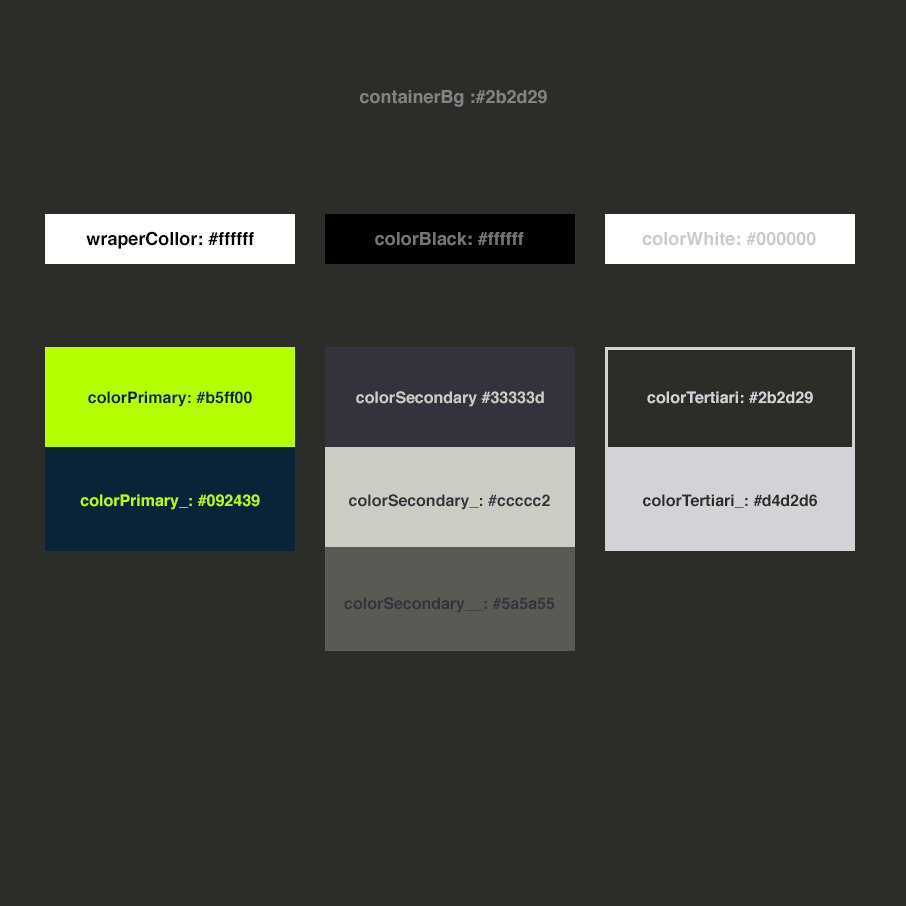
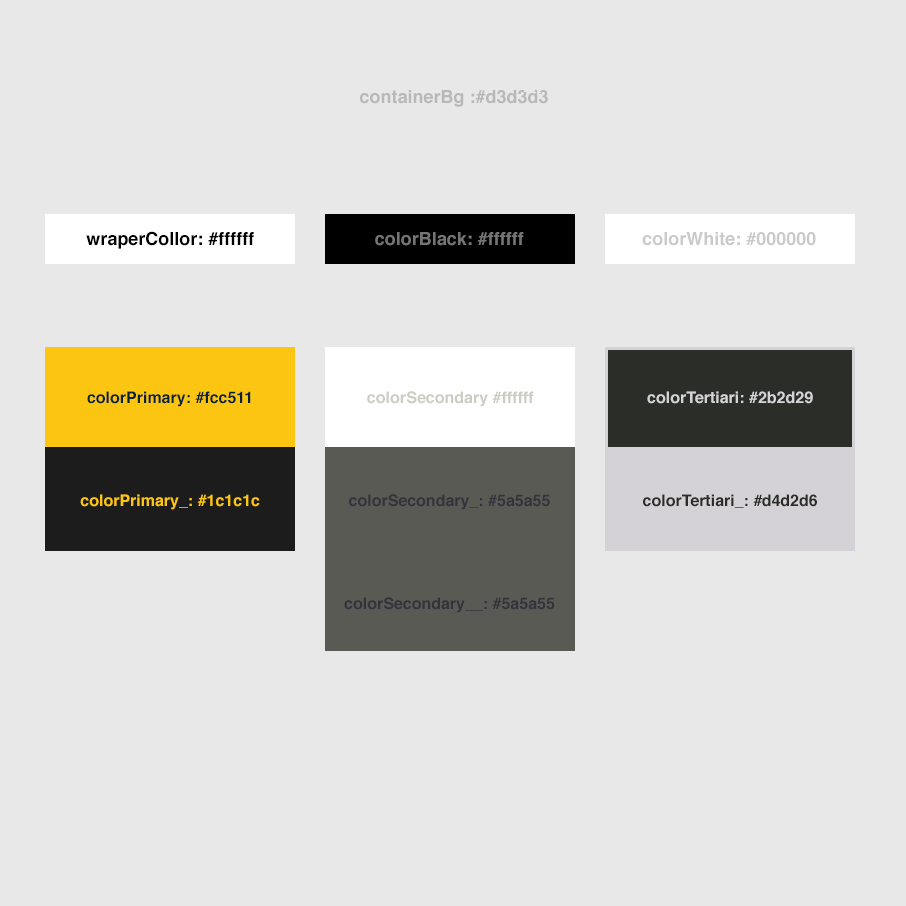
Two versions of the same layered image (906x906). Layer-by-layer changes:
showed group "juve" (25 layers) over [0,0,906,906]
renamed "containerBg :#2b2d29" to "containerBg :#d3d3d3", painted on it over [360,90,548,107]
renamed "colorSecondary #33333d colorSecondary_: #ccccc2 colorSecondary_" to "colorSecondary #ffffff colorSecondary_: #5a5a55 colorSecondary_", painted on it over [344,391,555,547]
painted on "Rounded Rectangle 1" (4th of 18, in "juve" › "secondary") over [325,447,575,547]
painted on "Rounded Rectangle 1" (5th of 18, in "juve" › "secondary") over [325,347,575,451]
painted on "Color Fill 1" (1st of 2, in "juve") over [0,0,906,906]
